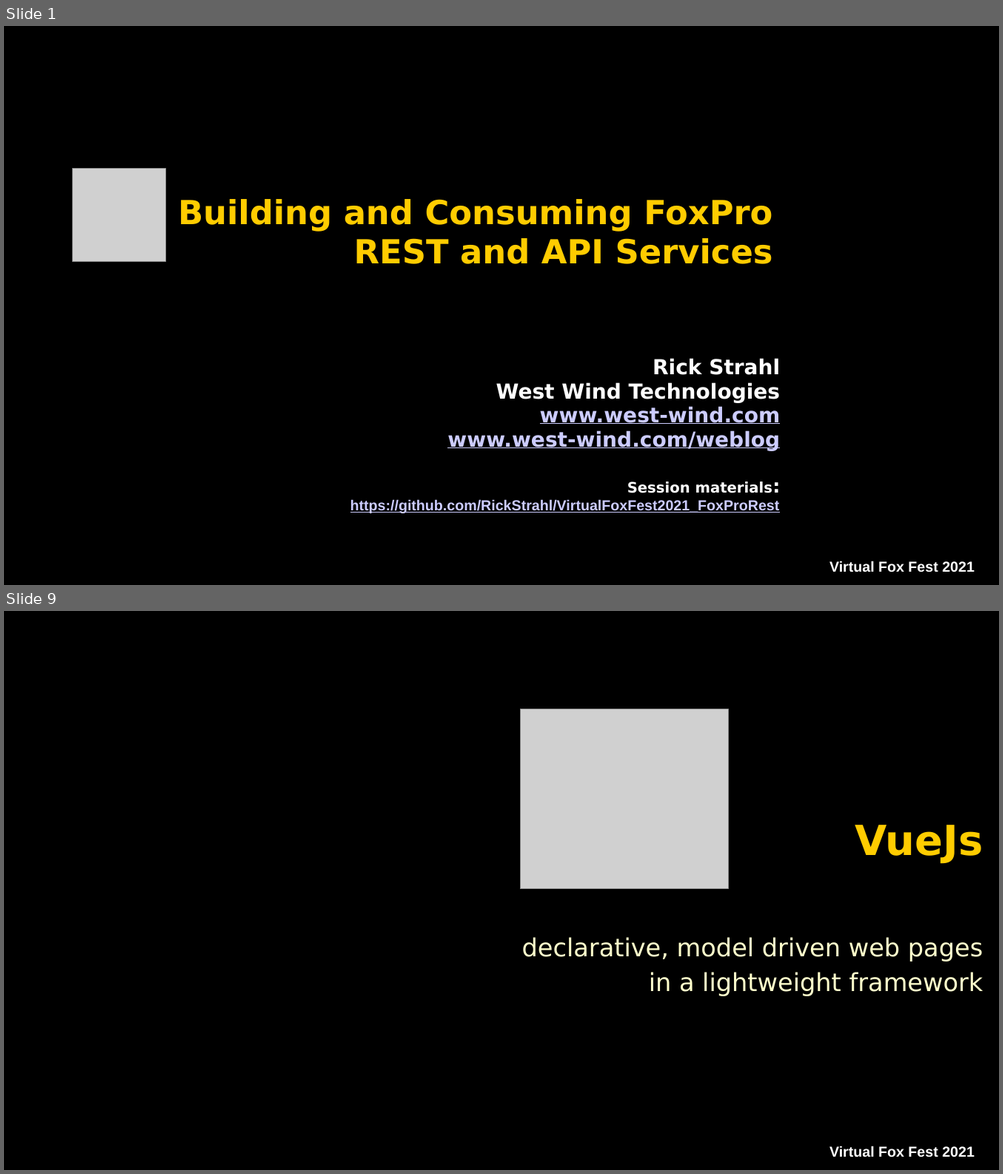
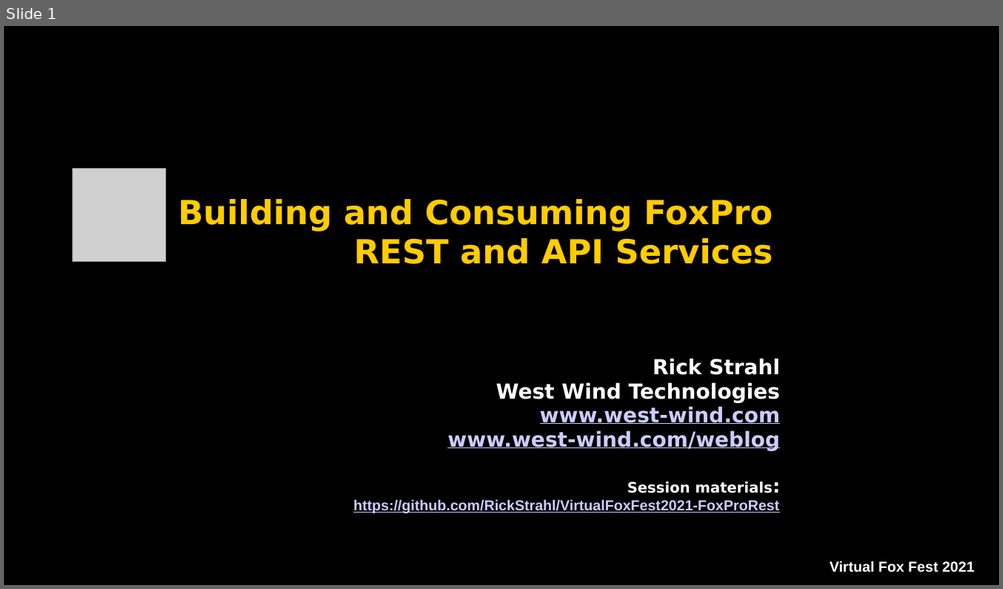
Before and after one commit to RickStrahl/VirtualFoxFest2021-FoxProRest, a slide deck: Documents/Strahl_FoxProREST.pptx. Shown one above the other, each under a label of ours: slides 1 and 9 before the commit, slide 1 after it; the slides between them are not shown. The pictures are 1003x1174 and 1003x589 pixels, drawn with LibreOffice and Linux fonts; fonts in the diff are those of the drawing; grey boxes stand for pictures; background and template pictures are left out. Boxes give left, top, right and bottom in pixels: in the first picture for what was removed or moved away, otherwise in the second. Text is boxed around its words. In the diff, an @@ line names an element or a change of style, - is before the commit and + after.

```diff
--- a/Documents/Strahl_FoxProREST.pptx
+++ b/Documents/Strahl_FoxProREST.pptx
@@ slide 9 removed at [4,611,999,1170], background picture (left out); not listed: 1 template element that a slide beside it also shows @@
@@ picture removed at [521,709,728,889] @@
@@ title removed at [855,825,983,863] @@
-VueJs
@@ subtitle removed at [522,937,983,997] @@
-declarative, model driven web pages
-in a lightweight framework
@@ slide 1 changed as well @@
@@ text at [353,500,779,514]: text changed @@
-https://github.com/RickStrahl/VirtualFoxFest2021_FoxProRest
+https://github.com/RickStrahl/VirtualFoxFest2021-FoxProRest
```
Also in this commit, not shown: 21 other slides removed, 31 other files.
